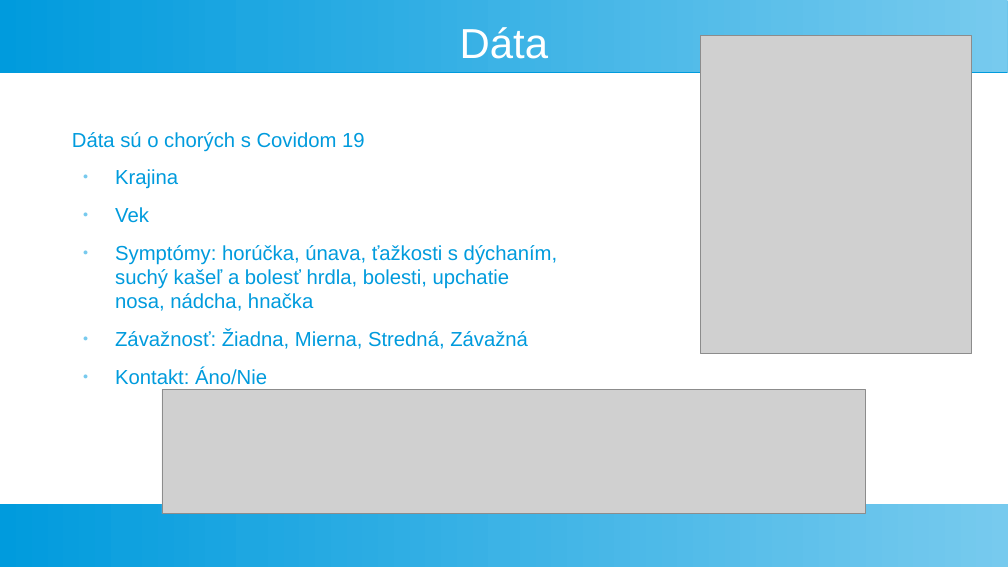
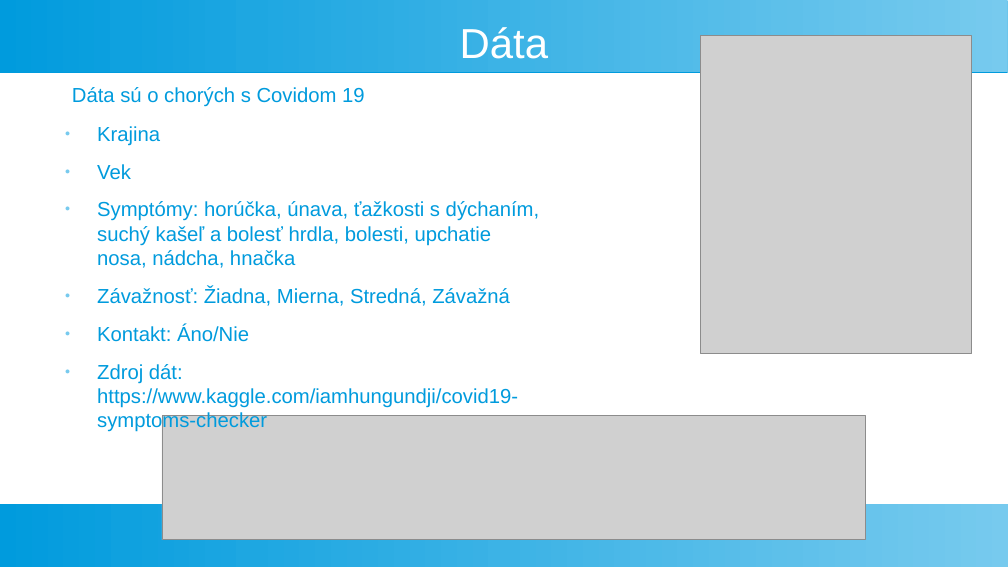
Before and after one commit to georgeob/Vlcak_NS2021, a slide deck: slide 2 of Prezentacia_NS.odp. Drawn at 1008x567 pixels with LibreOffice and Linux fonts; fonts in the diff are those of the drawing; grey boxes stand for pictures. Boxes give left, top, right and bottom in pixels: in the first picture for what was removed or moved away, otherwise in the second. Text is boxed around its words. In the diff, an @@ line names an element or a change of style, - is before the commit and + after.

Commit message:
pridanie niektorych zdrojov

```diff
--- a/Prezentacia_NS.odp
+++ b/Prezentacia_NS.odp
@@ text "Dáta sú o chorých s ...": place and size @@
-text "Dáta sú o chorých s ..." at [72,132,365,152]
+text "Dáta sú o chorých s ..." at [72,87,365,107]
@@ text "Krajina": place and size @@
-text "Krajina" at [115,169,557,385]
+text "Krajina" at [97,126,539,408]
@@ text at [97,364,518,408]: paragraph added @@
+● Zdroj dát: https://www.kaggle.com/iamhungundji/covid19-symptoms-checker
@@ picture: place and size @@
-picture at [162,390,866,514]
+picture at [162,416,866,541]
```
Also in this commit, not shown: 1 other slide changed, 1 other file.
